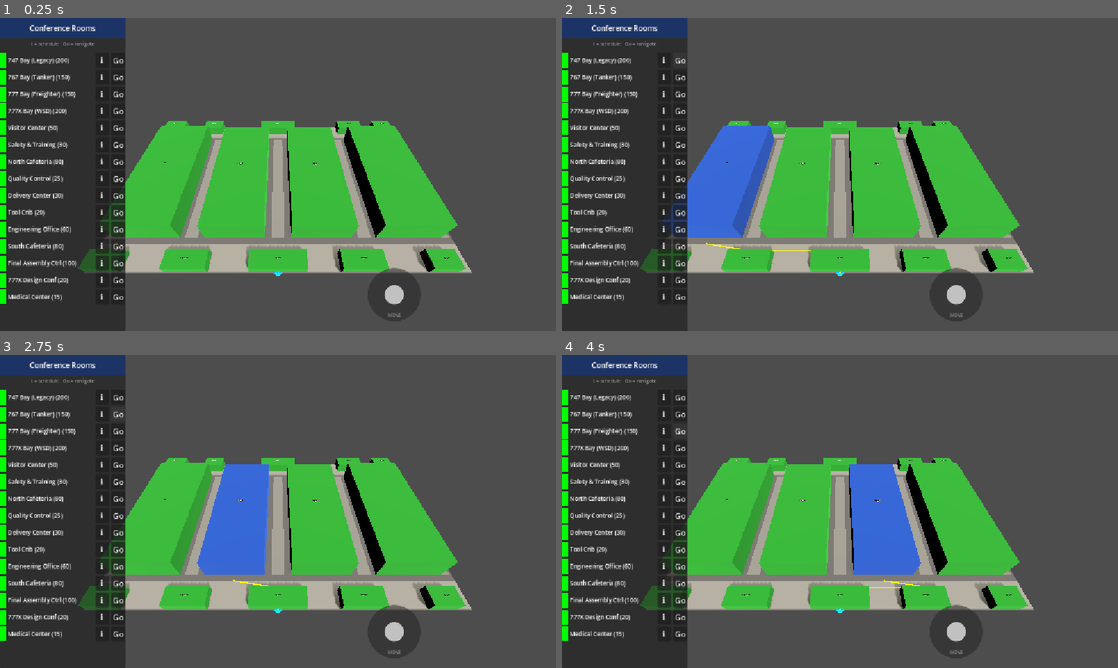
Above: before the commit, frames 1-4 (two rows, left to right).
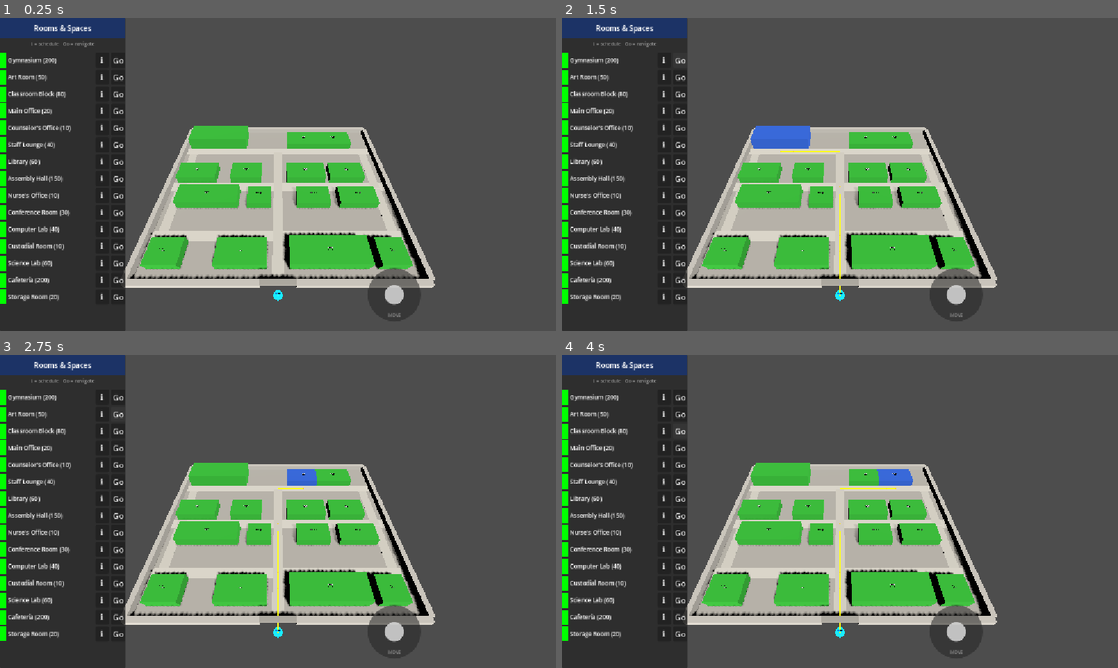
Above: after the commit, the same moments.

Repository: flatbil/bcat_lite
Game: Godot game, scene res://scenes/Main.tscn
Same seed, same stepped clock (60 frames per second), same inputs: the game is played once before the commit and once after it.
Inputs:
- Up to frame 1 (0.25 s): no input
- Up to frame 2 (1.5 s): click "Go" at 0.5 s; click "Go" at 1.25 s
- Up to frame 3 (2.75 s): click "Go" at 2 s
- Up to frame 4 (4 s): click "Go" at 2.75 s; click "Go" at 3.5 s

The runs differ from the first frame. In frame 1, 25% of the frame differs, in the area x 1-85%, y 2-91%; in frame 2, 26%; in frame 3, 27%; in frame 4, 27%.

Commit message:
Redesign as school building; fix live path re-routing
- building_loader.gd: H-plan school (100×80 m) — Gymnasium, Art Room,
  Classroom Block in north wing; Assembly Hall, Computer Lab, etc. along
  main hallway; Cafeteria, Science Lab in south wing; perimeter walls +
  locker-stripe detail along main corridor
- nav_graph.json: 32-node school corridor graph (main / north / south
  E-W hallways + three N-S connectors); each of the 15 rooms mapped to
  a door node on its nearest hallway
- mock_server.py: school-themed daily schedules (PE, Art class, Drama
  rehearsal, Library study hall, etc.) for all 15 room IDs
- main.gd: replace signal-based re-routing with _process poll — path
  redraws every frame the player moves > 2 m from last routed position,
  so the yellow trail genuinely follows the character
- Main.tscn: camera re-centred on school (50, 75, 58); player spawn
  at south entrance (50, 0, 44)
- ui.gd: header relabelled "Rooms & Spaces"

Co-Authored-By: Claude Sonnet 4.6 <noreply@anthropic.com>

Diff:
--- a/assets/nav_graph.json
+++ b/assets/nav_graph.json
@@ -1,101 +1,101 @@
 {
   "nodes": {
-    "n_start":   [ 80, 0,  50],
+    "n_start": [50, 0, 44],
+    "n_ent":   [50, 0, 30],
 
-    "n_s0":      [  0, 0,  41],
-    "n_s1":      [ 40, 0,  41],
-    "n_s2":      [ 80, 0,  41],
-    "n_s3":      [120, 0,  41],
-    "n_s4":      [160, 0,  41],
+    "mh1": [ 5, 0,  0],
+    "mh2": [25, 0,  0],
+    "mh3": [50, 0,  0],
+    "mh4": [75, 0,  0],
+    "mh5": [95, 0,  0],
 
-    "n_w":       [  3, 0,   0],
-    "n_e":       [157, 0,   0],
+    "nh1": [ 5, 0, -24],
+    "nh2": [25, 0, -24],
+    "nh3": [50, 0, -24],
+    "nh4": [75, 0, -24],
+    "nh5": [95, 0, -24],
 
-    "n_n0":      [  0, 0, -41],
-    "n_n1":      [ 40, 0, -41],
-    "n_n2":      [ 80, 0, -41],
-    "n_n3":      [120, 0, -41],
-    "n_n4":      [160, 0, -41],
+    "sh1": [ 5, 0, 24],
+    "sh2": [25, 0, 24],
+    "sh3": [50, 0, 24],
+    "sh4": [75, 0, 24],
+    "sh5": [95, 0, 24],
 
-    "n_747n":    [ 20, 0, -38],
-    "n_747s":    [ 20, 0,  38],
-    "n_767n":    [ 60, 0, -38],
-    "n_767s":    [ 60, 0,  38],
-    "n_777n":    [100, 0, -38],
-    "n_777s":    [100, 0,  38],
-    "n_777xn":   [140, 0, -38],
-    "n_777xs":   [140, 0,  38],
+    "d_gym":     [18, 0, -24],
+    "d_art":     [64, 0, -24],
+    "d_cls":     [80, 0, -24],
 
-    "n_visitor": [  8, 0, -45],
-    "n_safety":  [ 35, 0, -45],
-    "n_ncafe":   [ 80, 0, -45],
-    "n_quality": [130, 0, -45],
-    "n_delivery":[153, 0, -45],
+    "d_office":  [12, 0, 0],
+    "d_assm":    [20, 0, 0],
+    "d_couns":   [35, 0, 0],
+    "d_nurse":   [42, 0, 0],
+    "d_slounge": [58, 0, 0],
+    "d_conf":    [65, 0, 0],
+    "d_lib":     [82, 0, 0],
+    "d_complab": [86, 0, 0],
 
-    "n_tool":    [  8, 0,  45],
-    "n_eng":     [ 42, 0,  45],
-    "n_scafe":   [ 80, 0,  45],
-    "n_final":   [115, 0,  45],
-    "n_c777x":   [148, 0,  45],
-    "n_medical": [155, 0,  10]
+    "d_cust":    [10, 0, 24],
+    "d_scilab":  [37, 0, 24],
+    "d_cafet":   [68, 0, 24],
+    "d_store":   [90, 0, 24]
   },
 
   "edges": {
-    "n_start":   ["n_s2"],
+    "n_start": ["n_ent"],
+    "n_ent":   ["n_start", "sh3"],
 
-    "n_s0":      ["n_s1",  "n_w",    "n_tool"],
-    "n_s1":      ["n_s0",  "n_s2",   "n_n1",  "n_747s", "n_eng"],
-    "n_s2":      ["n_s1",  "n_s3",   "n_n2",  "n_767s", "n_scafe", "n_start"],
-    "n_s3":      ["n_s2",  "n_s4",   "n_n3",  "n_777s", "n_final"],
-    "n_s4":      ["n_s3",  "n_e",    "n_777xs","n_c777x"],
+    "mh1": ["mh2", "d_office", "d_assm", "nh1", "sh1"],
+    "mh2": ["mh1", "mh3", "d_office", "d_assm", "d_couns", "d_nurse"],
+    "mh3": ["mh2", "mh4", "d_couns", "d_nurse", "d_slounge", "d_conf", "nh3", "sh3"],
+    "mh4": ["mh3", "mh5", "d_slounge", "d_conf", "d_lib", "d_complab"],
+    "mh5": ["mh4", "d_lib", "d_complab", "nh5", "sh5"],
 
-    "n_w":       ["n_s0",  "n_n0"],
-    "n_e":       ["n_s4",  "n_n4",   "n_medical"],
+    "nh1": ["nh2", "d_gym", "mh1"],
+    "nh2": ["nh1", "nh3", "d_gym"],
+    "nh3": ["nh2", "nh4", "d_art", "mh3"],
+    "nh4": ["nh3", "nh5", "d_art", "d_cls"],
+    "nh5": ["nh4", "d_cls", "mh5"],
 
-    "n_n0":      ["n_n1",  "n_w",    "n_visitor"],
-    "n_n1":      ["n_n0",  "n_n2",   "n_s1",  "n_747n", "n_safety"],
-    "n_n2":      ["n_n1",  "n_n3",   "n_s2",  "n_767n", "n_ncafe"],
-    "n_n3":      ["n_n2",  "n_n4",   "n_s3",  "n_777n", "n_quality"],
-    "n_n4":      ["n_n3",  "n_e",    "n_777xn","n_delivery"],
+    "sh1": ["sh2", "d_cust", "mh1"],
+    "sh2": ["sh1", "sh3", "d_cust", "d_scilab"],
+    "sh3": ["sh2", "sh4", "d_scilab", "d_cafet", "mh3", "n_ent"],
+    "sh4": ["sh3", "sh5", "d_cafet", "d_store"],
+    "sh5": ["sh4", "d_store", "mh5"],
 
-    "n_747n":    ["n_n1",  "n_n0"],
-    "n_747s":    ["n_s1",  "n_s0"],
-    "n_767n":    ["n_n2",  "n_n1"],
-    "n_767s":    ["n_s2",  "n_s1"],
-    "n_777n":    ["n_n3",  "n_n2"],
-    "n_777s":    ["n_s3",  "n_s2"],
-    "n_777xn":   ["n_n4",  "n_n3"],
-    "n_777xs":   ["n_s4",  "n_s3"],
+    "d_gym":     ["nh1", "nh2"],
+    "d_art":     ["nh3", "nh4"],
+    "d_cls":     ["nh4", "nh5"],
 
-    "n_visitor": ["n_n0"],
-    "n_safety":  ["n_n1"],
-    "n_ncafe":   ["n_n2"],
-    "n_quality": ["n_n3"],
-    "n_delivery":["n_n4"],
+    "d_office":  ["mh1", "mh2"],
+    "d_assm":    ["mh1", "mh2"],
+    "d_couns":   ["mh2", "mh3"],
+    "d_nurse":   ["mh2", "mh3"],
+    "d_slounge": ["mh3", "mh4"],
+    "d_conf":    ["mh3", "mh4"],
+    "d_lib":     ["mh4", "mh5"],
+    "d_complab": ["mh4", "mh5"],
 
-    "n_tool":    ["n_s0"],
-    "n_eng":     ["n_s1"],
-    "n_scafe":   ["n_s2"],
-    "n_final":   ["n_s3"],
-    "n_c777x":   ["n_s4"],
-    "n_medical": ["n_e"]
+    "d_cust":    ["sh1", "sh2"],
+    "d_scilab":  ["sh2", "sh3"],
+    "d_cafet":   ["sh3", "sh4"],
+    "d_store":   ["sh4", "sh5"]
   },
 
   "room_node_map": {
-    "bay_747":    "n_747s",
-    "bay_767":    "n_767s",
-    "bay_777":    "n_777s",
-    "bay_777x":   "n_777xs",
-    "visitor_ctr":"n_visitor",
-    "safety_ofc": "n_safety",
-    "north_cafe": "n_ncafe",
-    "quality_ctl":"n_quality",
-    "delivery":   "n_delivery",
-    "tool_crib":  "n_tool",
-    "engineering":"n_eng",
-    "south_cafe": "n_scafe",
-    "final_asm":  "n_final",
-    "conf_777x":  "n_c777x",
-    "med_center": "n_medical"
+    "bay_747":    "d_gym",
+    "bay_767":    "d_art",
+    "bay_777":    "d_cls",
+    "visitor_ctr":"d_office",
+    "safety_ofc": "d_couns",
+    "north_cafe": "d_slounge",
+    "quality_ctl":"d_lib",
+    "final_asm":  "d_assm",
+    "med_center": "d_nurse",
+    "conf_777x":  "d_conf",
+    "bay_777x":   "d_complab",
+    "tool_crib":  "d_cust",
+    "engineering":"d_scilab",
+    "south_cafe": "d_cafet",
+    "delivery":   "d_store"
   }
 }
--- a/scenes/Main.tscn
+++ b/scenes/Main.tscn
@@ -12,12 +12,12 @@
 script = ExtResource("1_main")
 
 [node name="Camera3D" type="Camera3D" parent="."]
-position = Vector3(80, 90, 75)
+position = Vector3(50, 75, 58)
 rotation = Vector3(-0.852, 0, 0)
 script = ExtResource("6_cam")
 
 [node name="DirectionalLight3D" type="DirectionalLight3D" parent="."]
-position = Vector3(80, 60, 0)
+position = Vector3(50, 60, 0)
 rotation = Vector3(-0.785, 0.524, 0)
 light_energy = 1.2
 shadow_enabled = true
@@ -33,7 +33,7 @@
 [node name="PathDisplay" type="Node3D" parent="."]
 
 [node name="Player" type="Node3D" parent="."]
-position = Vector3(80, 0, 50)
+position = Vector3(50, 0, 44)
 script = ExtResource("7_player")
 
 [node name="CanvasLayer" type="CanvasLayer" parent="."]
--- a/scenes/ui.gd
+++ b/scenes/ui.gd
@@ -44,7 +44,7 @@
 	panel.add_child(vbox)
 
 	var header = Label.new()
-	header.text = "Conference Rooms"
+	header.text = "Rooms & Spaces"
 	header.horizontal_alignment = HORIZONTAL_ALIGNMENT_CENTER
 	var hs = StyleBoxFlat.new()
 	hs.bg_color = Color(0.11, 0.20, 0.40)
--- a/scripts/building_loader.gd
+++ b/scripts/building_loader.gd
@@ -1,48 +1,47 @@
-# building_loader.gd — Boeing Everett Factory (simplified schematic)
-# Real building: ~160 m wide × ~100 m deep, 4 parallel production bays (N–S).
-# Layout (X 0→160, Z –50→50):
-#   Bay 747  X=5–35   | Bay 767  X=46–74  | Bay 777  X=86–114 | Bay 777X X=125–155
-#   North support corridor  Z=–38–(–50)
-#   South support corridor  Z=38–50  (includes entrance plaza at Z=42–50)
-#   Inter-bay N–S corridors at X=40, 80, 120
+# building_loader.gd — School Building (H-plan schematic)
+# 100 m wide × 80 m deep (X: 0→100, Z: -40→40)
+# Main E-W hallway at Z=0  |  North hallway at Z=-24  |  South hallway at Z=24
+# N-S connectors at X=5, X=50 (centre/entrance), X=95
+# Player enters from south at (50, 0, 44)
 extends Node3D
 
 signal room_clicked(room_id: String)
 
 var ROOMS = [
-	# ── Production bays (run N–S, tall ceilings) ─────────────────────────────
-	{"id":"bay_747",    "name":"747 Bay (Legacy)",    "capacity":200,
-	 "pos":Vector3( 20, 0, 0),   "size":Vector3(30, 12, 70)},
-	{"id":"bay_767",    "name":"767 Bay (Tanker)",    "capacity":150,
-	 "pos":Vector3( 60, 0, 0),   "size":Vector3(28, 11, 70)},
-	{"id":"bay_777",    "name":"777 Bay (Freighter)", "capacity":150,
-	 "pos":Vector3(100, 0, 0),   "size":Vector3(28, 11, 70)},
-	{"id":"bay_777x",   "name":"777X Bay (WSD)",      "capacity":200,
-	 "pos":Vector3(140, 0, 0),   "size":Vector3(30, 12, 70)},
-	# ── North support wing ────────────────────────────────────────────────────
-	{"id":"visitor_ctr","name":"Visitor Center",      "capacity": 50,
-	 "pos":Vector3(  8, 0,-46),  "size":Vector3(14,  5,  8)},
-	{"id":"safety_ofc", "name":"Safety & Training",   "capacity": 30,
-	 "pos":Vector3( 35, 0,-46),  "size":Vector3(12,  5,  8)},
-	{"id":"north_cafe", "name":"North Cafeteria",     "capacity": 80,
-	 "pos":Vector3( 80, 0,-46),  "size":Vector3(24,  5,  8)},
-	{"id":"quality_ctl","name":"Quality Control",     "capacity": 25,
-	 "pos":Vector3(130, 0,-46),  "size":Vector3(16,  5,  8)},
-	{"id":"delivery",   "name":"Delivery Center",     "capacity": 30,
-	 "pos":Vector3(153, 0,-46),  "size":Vector3(12,  5,  8)},
-	# ── South support wing ────────────────────────────────────────────────────
-	{"id":"tool_crib",  "name":"Tool Crib",           "capacity": 20,
-	 "pos":Vector3(  8, 0, 46),  "size":Vector3(14,  5,  8)},
-	{"id":"engineering","name":"Engineering Office",  "capacity": 60,
-	 "pos":Vector3( 42, 0, 46),  "size":Vector3(18,  5,  8)},
-	{"id":"south_cafe", "name":"South Cafeteria",     "capacity": 80,
-	 "pos":Vector3( 80, 0, 46),  "size":Vector3(24,  5,  8)},
-	{"id":"final_asm",  "name":"Final Assembly Ctrl", "capacity":100,
-	 "pos":Vector3(115, 0, 46),  "size":Vector3(18,  5,  8)},
-	{"id":"conf_777x",  "name":"777X Design Conf",    "capacity": 20,
-	 "pos":Vector3(148, 0, 46),  "size":Vector3(12,  5,  8)},
-	{"id":"med_center", "name":"Medical Center",      "capacity": 15,
-	 "pos":Vector3(155, 0, 10),  "size":Vector3( 8,  5, 12)},
+	# ── North wing classrooms (south face opens onto north hallway) ────────────
+	{"id":"bay_747",    "name":"Gymnasium",           "capacity":200,
+	 "pos":Vector3(18, 0,-32), "size":Vector3(30, 7, 12)},
+	{"id":"bay_767",    "name":"Art Room",             "capacity": 50,
+	 "pos":Vector3(64, 0,-31), "size":Vector3(18, 4, 10)},
+	{"id":"bay_777",    "name":"Classroom Block",      "capacity": 80,
+	 "pos":Vector3(80, 0,-31), "size":Vector3(18, 4, 10)},
+	# ── North corridor rooms (main hallway, north side) ────────────────────────
+	{"id":"visitor_ctr","name":"Main Office",          "capacity": 20,
+	 "pos":Vector3(12, 0, -7), "size":Vector3(18, 4,  9)},
+	{"id":"safety_ofc", "name":"Counselor's Office",   "capacity": 10,
+	 "pos":Vector3(35, 0, -7), "size":Vector3(14, 4,  9)},
+	{"id":"north_cafe", "name":"Staff Lounge",         "capacity": 40,
+	 "pos":Vector3(63, 0, -7), "size":Vector3(18, 4,  9)},
+	{"id":"quality_ctl","name":"Library",              "capacity": 60,
+	 "pos":Vector3(82, 0, -7), "size":Vector3(16, 4,  9)},
+	# ── South corridor rooms (main hallway, south side) ────────────────────────
+	{"id":"final_asm",  "name":"Assembly Hall",        "capacity":150,
+	 "pos":Vector3(20, 0,  7), "size":Vector3(26, 5,  9)},
+	{"id":"med_center", "name":"Nurse's Office",       "capacity": 10,
+	 "pos":Vector3(42, 0,  7), "size":Vector3(10, 4,  9)},
+	{"id":"conf_777x",  "name":"Conference Room",      "capacity": 30,
+	 "pos":Vector3(65, 0,  7), "size":Vector3(14, 4,  9)},
+	{"id":"bay_777x",   "name":"Computer Lab",         "capacity": 40,
+	 "pos":Vector3(84, 0,  7), "size":Vector3(16, 4,  9)},
+	# ── South wing rooms (north face opens onto south hallway) ─────────────────
+	{"id":"tool_crib",  "name":"Custodial Room",       "capacity": 10,
+	 "pos":Vector3(10, 0, 31), "size":Vector3(12, 4, 10)},
+	{"id":"engineering","name":"Science Lab",          "capacity": 60,
+	 "pos":Vector3(37, 0, 31), "size":Vector3(18, 4, 10)},
+	{"id":"south_cafe", "name":"Cafeteria",            "capacity":200,
+	 "pos":Vector3(68, 0, 31), "size":Vector3(28, 5, 10)},
+	{"id":"delivery",   "name":"Storage Room",         "capacity": 20,
+	 "pos":Vector3(90, 0, 31), "size":Vector3(10, 4, 10)},
 ]
 
 const DEFAULT_SIZE    = Vector3(4.0, 4.0, 4.0)
@@ -60,33 +59,39 @@
 	_build_rooms()
 	_build_entrance_marker()
 
-# ── Structure ─────────────────────────────────────────────────────────────────
+# ── Structure ──────────────────────────────────────────────────────────────────
 
 func _build_structure() -> void:
 	# Main floor slab
-	_slab(Vector3(80, -0.10,  0), Vector3(160, 0.20, 100), Color(0.52, 0.50, 0.48))
-
-	# North support corridor strip
-	_slab(Vector3(80,  0.01,-44), Vector3(160, 0.02,  12), Color(0.76, 0.74, 0.68))
-	# South support corridor + entrance plaza
-	_slab(Vector3(80,  0.01, 44), Vector3(160, 0.02,  12), Color(0.76, 0.74, 0.68))
-
-	# Inter-bay N–S corridors (between each pair of bays)
-	_slab(Vector3( 40, 0.01,  0), Vector3(6, 0.02, 70), Color(0.70, 0.68, 0.63))
-	_slab(Vector3( 80, 0.01,  0), Vector3(6, 0.02, 70), Color(0.70, 0.68, 0.63))
-	_slab(Vector3(120, 0.01,  0), Vector3(6, 0.02, 70), Color(0.70, 0.68, 0.63))
-
-	# West and east perimeter walkways
-	_slab(Vector3(  3, 0.01,  0), Vector3(4, 0.02, 70), Color(0.68, 0.66, 0.60))
-	_slab(Vector3(157, 0.01,  0), Vector3(4, 0.02, 70), Color(0.68, 0.66, 0.60))
-
-	# Bay door markings — yellow safety stripes at north openings of each bay
-	for bx: int in [20, 60, 100, 140]:
-		_slab(Vector3(bx, 0.015, -38), Vector3(22, 0.01, 5), Color(0.95, 0.85, 0.05))
-
-	# Center-building overhead crane rail markers (thin lines along bay axes)
-	for bx: int in [20, 60, 100, 140]:
-		_slab(Vector3(bx, 0.015, 0), Vector3(2, 0.01, 68), Color(0.35, 0.35, 0.40))
+	_slab(Vector3(50, -0.10,  0), Vector3(100, 0.20, 80), Color(0.76, 0.74, 0.70))
+
+	# Hallway strips (lighter colour for walkable areas)
+	var hall_col := Color(0.91, 0.89, 0.84)
+	_slab(Vector3(50, 0.01,   0), Vector3(100, 0.02,  5), hall_col)  # main E-W
+	_slab(Vector3(50, 0.01, -24), Vector3(100, 0.02,  4), hall_col)  # north E-W
+	_slab(Vector3(50, 0.01,  24), Vector3(100, 0.02,  4), hall_col)  # south E-W
+
+	# N-S connecting corridors at X=5, 50, 95
+	var con_col := Color(0.88, 0.86, 0.81)
+	_slab(Vector3( 5, 0.01,  0), Vector3( 4, 0.02, 44), con_col)    # west (Z:-22 to 22)
+	_slab(Vector3(50, 0.01,  8), Vector3( 4, 0.02, 64), con_col)    # centre (Z:-24 to 40, entrance)
+	_slab(Vector3(95, 0.01,  0), Vector3( 4, 0.02, 44), con_col)    # east
+
+	# Perimeter walls (height = 3 m, not interactive)
+	var wall_col := Color(0.84, 0.82, 0.78)
+	_slab(Vector3(50, 1.5, -41), Vector3(100, 3.0,  2), wall_col)   # north wall
+	_slab(Vector3(22, 1.5,  41), Vector3( 44, 3.0,  2), wall_col)   # south-west wall
+	_slab(Vector3(78, 1.5,  41), Vector3( 44, 3.0,  2), wall_col)   # south-east wall
+	_slab(Vector3( 0, 1.5,   0), Vector3(  2, 3.0, 80), wall_col)   # west wall
+	_slab(Vector3(100,1.5,   0), Vector3(  2, 3.0, 80), wall_col)   # east wall
+
+	# Entrance header above the gap in the south wall
+	_slab(Vector3(50, 3.2,  41), Vector3( 12, 0.8,  2), Color(0.72, 0.70, 0.66))
+
+	# Hallway centre-line dots (locker suggestion, every 6 m along main hall)
+	for xi in range(8, 95, 6):
+		_slab(Vector3(xi, 0.02, -2.3), Vector3(0.8, 0.04, 0.25), Color(0.58, 0.60, 0.68))
+		_slab(Vector3(xi, 0.02,  2.3), Vector3(0.8, 0.04, 0.25), Color(0.58, 0.60, 0.68))
 
 func _slab(pos: Vector3, sz: Vector3, col: Color) -> void:
 	var mi  = MeshInstance3D.new()
@@ -99,7 +104,7 @@
 	mi.position = pos
 	add_child(mi)
 
-# ── Rooms ─────────────────────────────────────────────────────────────────────
+# ── Rooms ──────────────────────────────────────────────────────────────────────
 
 func _build_rooms() -> void:
 	for rd in ROOMS:
@@ -140,7 +145,6 @@
 		_room_bodies[id] = body
 
 func _build_entrance_marker() -> void:
-	# Glowing floor disk at south entrance (player start)
 	var mi  = MeshInstance3D.new()
 	var cyl = CylinderMesh.new()
 	cyl.height = 0.06; cyl.top_radius = 1.5; cyl.bottom_radius = 1.5
@@ -151,12 +155,12 @@
 	mat.emission                 = Color(0.0, 0.3, 0.9)
 	mat.emission_energy_multiplier = 1.2
 	mi.material_override = mat
-	mi.position = Vector3(80, 0.03, 50)
+	mi.position = Vector3(50, 0.03, 44)
 	add_child(mi)
 
 	var lbl = Label3D.new()
 	lbl.text       = "ENTRANCE"
-	lbl.position   = Vector3(80, 2.0, 50)
+	lbl.position   = Vector3(50, 2.0, 44)
 	lbl.pixel_size = 0.012
 	lbl.billboard  = BaseMaterial3D.BILLBOARD_ENABLED
 	lbl.modulate   = Color(0.0, 0.6, 1.0)
@@ -169,7 +173,7 @@
 			and event.button_index == MOUSE_BUTTON_LEFT:
 		room_clicked.emit(room_id)
 
-# ── Public API ────────────────────────────────────────────────────────────────
+# ── Public API ─────────────────────────────────────────────────────────────────
 
 func select_room(id: String) -> void:
 	clear_selection()
--- a/scripts/main.gd
+++ b/scripts/main.gd
@@ -9,8 +9,9 @@
 @onready var player:       Node3D  = $Player
 
 # Last rooms payload from backend (includes meetings_today per room)
-var _rooms_data:   Dictionary = {}
-var _current_dest: String     = ""
+var _rooms_data:     Dictionary = {}
+var _current_dest:   String     = ""
+var _last_route_pos: Vector3    = Vector3(1e9, 1e9, 1e9)
 
 func _ready() -> void:
 	get_viewport().physics_object_picking = true
@@ -21,10 +22,18 @@
 	ui.navigation_cleared.connect(_clear_route)
 	ui.room_info_requested.connect(_on_room_info_requested)
 	ui.joy_input.connect(func(d: Vector2) -> void: player.joy_dir = d)
-	player.moved.connect(_on_player_moved)
 
 	ui.set_room_data(building.get_room_data())
 	room_manager.fetch_rooms()
+
+func _process(_delta: float) -> void:
+	if _current_dest.is_empty() or not is_instance_valid(player):
+		return
+	if player.position.distance_to(_last_route_pos) > 2.0:
+		_last_route_pos = player.position
+		var pts = navigator.route_to_room(player.global_position, _current_dest)
+		_draw_path(pts)
+		ui.show_navigation(_current_dest, pts)
 
 func _on_rooms_updated(data: Dictionary) -> void:
 	_rooms_data = data
@@ -43,19 +52,12 @@
 
 # "Go" button or popup "Navigate Here" → route from player's current position
 func _navigate_to(room_id: String) -> void:
-	_current_dest = room_id
+	_current_dest    = room_id
+	_last_route_pos  = player.global_position
 	var pts = navigator.route_to_room(player.global_position, room_id)
 	_draw_path(pts)
 	building.select_room(room_id)
 	ui.show_navigation(room_id, pts)
-
-# Player moved → re-route to active destination
-func _on_player_moved(pos: Vector3) -> void:
-	if _current_dest.is_empty():
-		return
-	var pts = navigator.route_to_room(pos, _current_dest)
-	_draw_path(pts)
-	ui.show_navigation(_current_dest, pts)
 
 func _draw_path(points: Array) -> void:
 	# Clear previous geometry only (do NOT reset _current_dest here)
@@ -102,7 +104,8 @@
 
 # Called when user clicks "✕ Clear Route"
 func _clear_route() -> void:
-	_current_dest = ""
+	_current_dest   = ""
+	_last_route_pos = Vector3(1e9, 1e9, 1e9)
 	for child in path_display.get_children():
 		child.queue_free()
 	building.clear_selection()
Not shown, changed: backend_stub/mock_server.py
